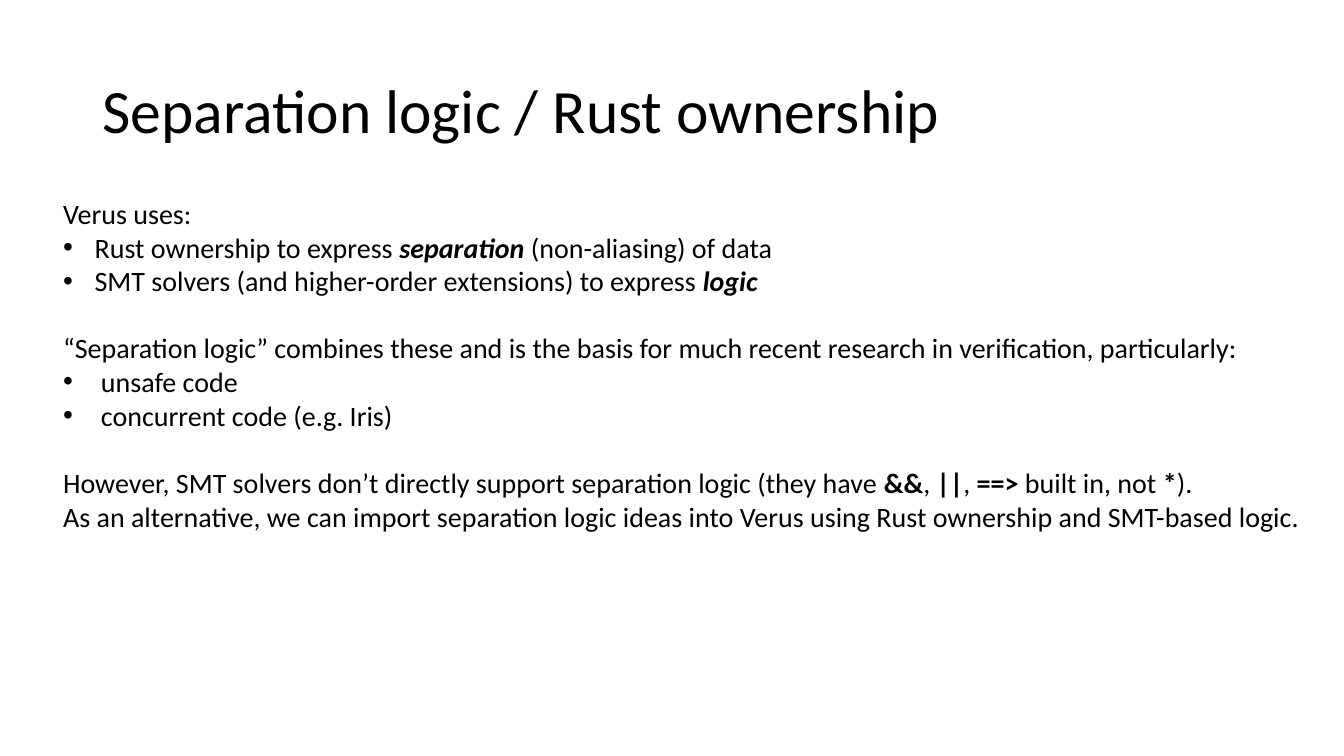
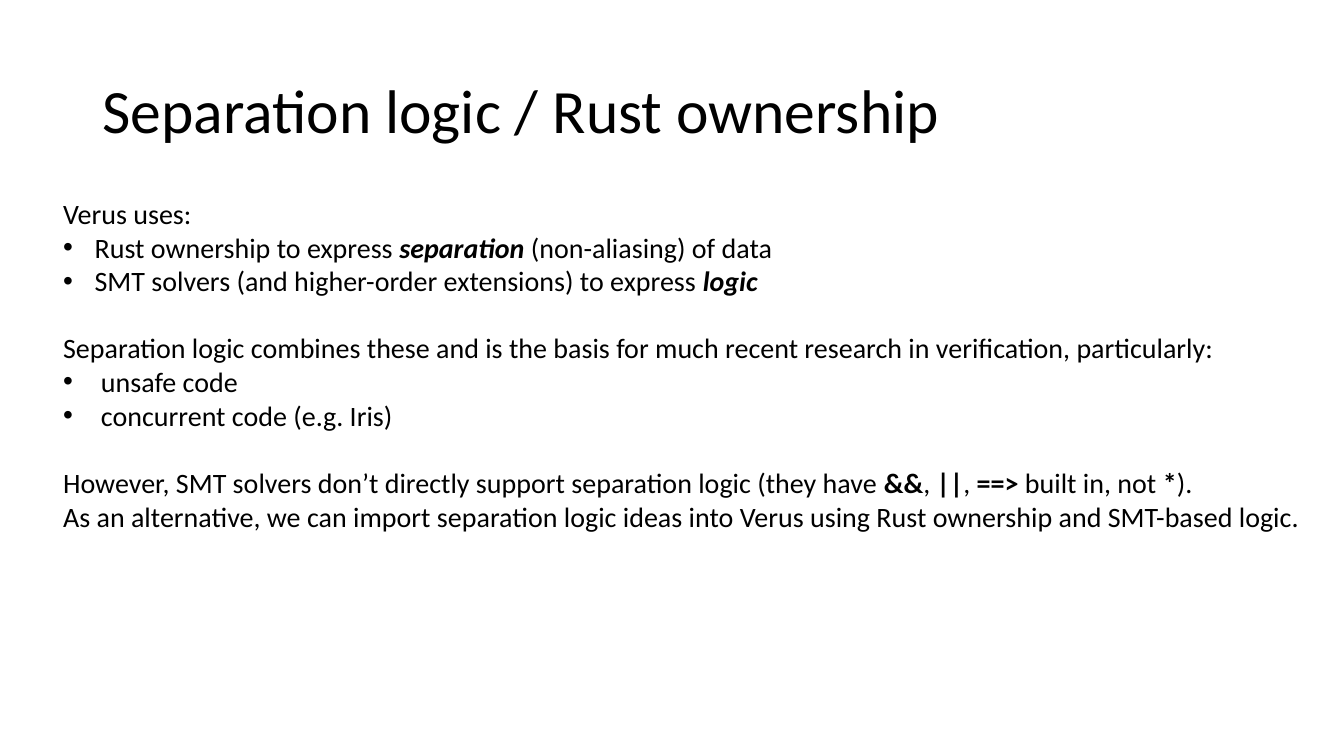
Before and after one commit to verus-lang/event-sites, a slide deck: slide 71 of 2026-summer-formal/slides/summer-school-formal-verus.pptx (slide 69 before the commit). Drawn at 1344x756 pixels with LibreOffice and Linux fonts; fonts in the diff are those of the drawing. Boxes give left, top, right and bottom in pixels: in the first picture for what was removed or moved away, otherwise in the second. Text is boxed around its words. In the diff, an @@ line names an element or a change of style, - is before the commit and + after.

```diff
--- a/2026-summer-formal/slides/summer-school-formal-verus.pptx
+++ b/2026-summer-formal/slides/summer-school-formal-verus.pptx
@@ text at (x1=63, y1=338, x2=1213, y2=363): text changed @@
-“Separation logic” combines these and is the basis for much recent research in verification, particularly:
+Separation logic combines these and is the basis for much recent research in verification, particularly:
```
Also in this commit, not shown: 22 other slides changed, 5 slides added, 1 other file.
